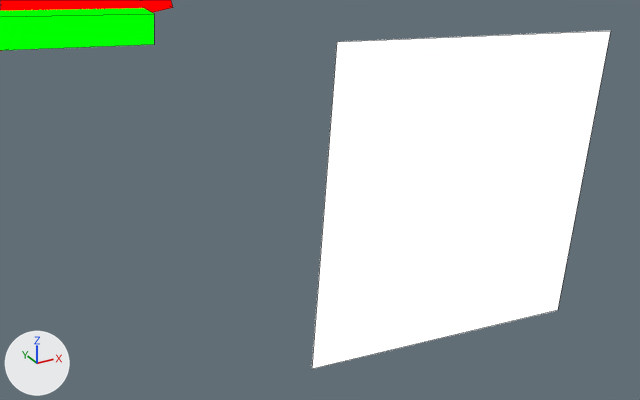
The Blender file assets-source/blender/motion/brachiosaurus-rest.blend, before and after one commit.
Rendered twice from a 50 mm camera at (84.27, -33.59, 58.97) aimed at (86.51, -29.51, 56.92). The axes (+X, +Y, +Z) are drawn at lower left. The lights are the same throughout. The first picture is the older version. Mesh edges are drawn as thin lines.

The older version as bpy lines, for what is in view:
```python
ob_dinotycoon_motion_brachiosaurus_rest_eye = bpy.data.objects.new('DinoTycoon_Motion_brachiosaurus_rest_eye', me_dinotycoon_motion_brachiosaurus_rest_sample_eye)
ob_dinotycoon_motion_brachiosaurus_rest_eye.location = (0.0, 0.0, 0.0)
ob_dinotycoon_motion_brachiosaurus_rest_head = bpy.data.objects.new('DinoTycoon_Motion_brachiosaurus_rest_head', me_dinotycoon_motion_brachiosaurus_rest_sample_head)
ob_dinotycoon_motion_brachiosaurus_rest_head.location = (0.0, 0.0, 0.0)
ob_dinotycoon_motion_brachiosaurus_rest_jaw = bpy.data.objects.new('DinoTycoon_Motion_brachiosaurus_rest_jaw', me_dinotycoon_motion_brachiosaurus_rest_sample_jaw)
ob_dinotycoon_motion_brachiosaurus_rest_jaw.location = (0.0, 0.0, 0.0)
```
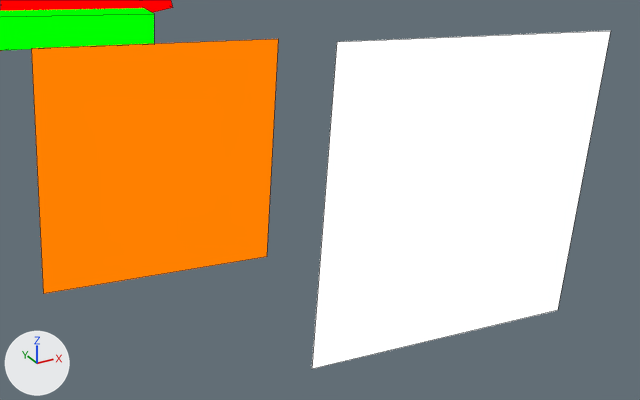
Pixel boxes (x1, y1, x2, y2) of what changed, in the pictures (640 x 400 px):
'DinoTycoon_Motion_brachiosaurus_rest_eye_white', added (orange): after (31, 39, 278, 294)

What changed in the scene script:
```text
Add mat_dinotycoon_role_y:
    mat_dinotycoon_role_y = emission_material('DinoTycoon_Role_Y')
    mat_dinotycoon_role_y.base_color = (1.0, 0.216, 0.0)  # orange #ff8000
Add me_dinotycoon_motion_brachiosaurus_rest_sample_eye_white:
    me_dinotycoon_motion_brachiosaurus_rest_sample_eye_white.from_pydata([(85.12, -29.0, 57.86), (86.52, -29.0, 57.75), (86.41, -29.0, 56.36), (85.01, -29.0, 56.47), (85.12, -29.0, 57.86), (86.52, -29.0, 57.75), (86.41, -29.0, 56.36), (85.01, -29.0, 56.47)], [], [(3, 2, 1, 0), (4, 5, 6, 7), (0, 1, 5, 4), (1, 2, 6, 5), (2, 3, 7, 6), (3, 0, 4, 7)])
    me_dinotycoon_motion_brachiosaurus_rest_sample_eye_white.materials.append(mat_dinotycoon_role_y)  # orange #ff8000
Add ob_dinotycoon_motion_brachiosaurus_rest_eye_white:
    ob_dinotycoon_motion_brachiosaurus_rest_eye_white = bpy.data.objects.new('DinoTycoon_Motion_brachiosaurus_rest_eye_white', me_dinotycoon_motion_brachiosaurus_rest_sample_eye_white)
    ob_dinotycoon_motion_brachiosaurus_rest_eye_white.location = (0.0, 0.0, 0.0)
```
